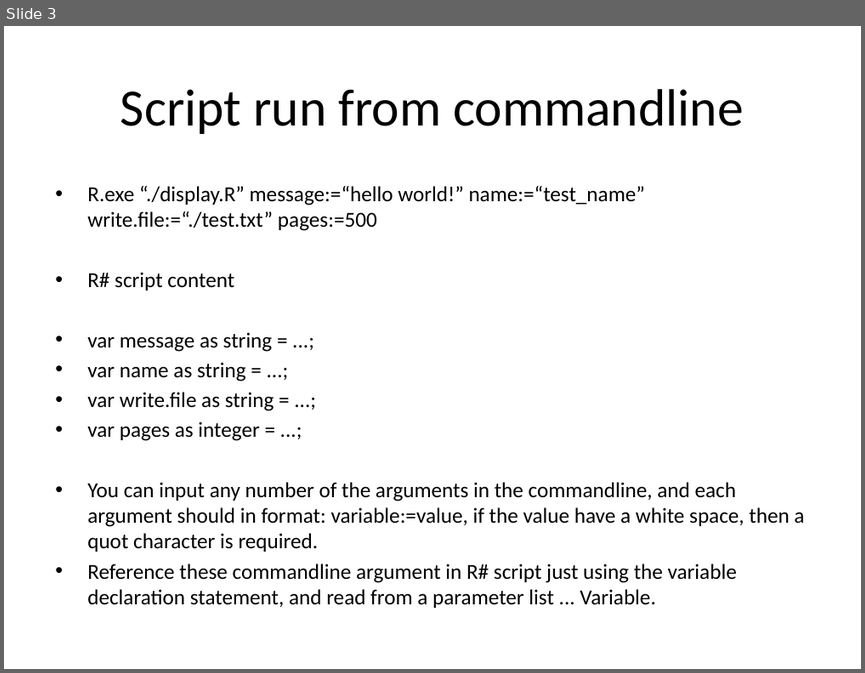
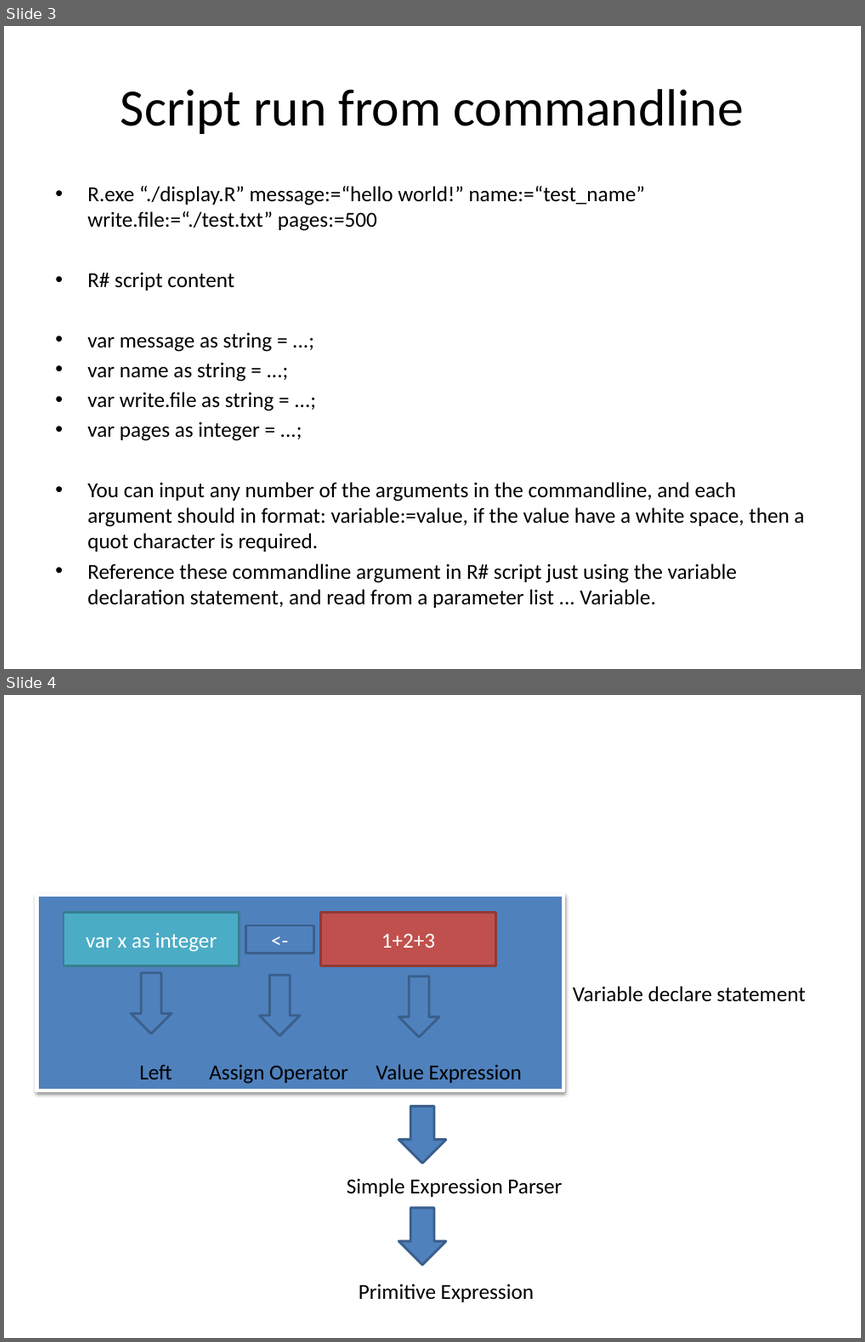
Before and after one commit to rsharp-lang/R-sharp, a slide deck: docs/Figures.pptx. Shown one above the other, each under a label of ours: slide 3 before the commit, slides 3 and 4 after it. The pictures are 865x673 and 865x1342 pixels, drawn with LibreOffice and Linux fonts; fonts in the diff are those of the drawing. Boxes give left, top, right and bottom in pixels: in the first picture for what was removed or moved away, otherwise in the second. Text is boxed around its words. In the diff, an @@ line names an element or a change of style, - is before the commit and + after.

```diff
--- a/docs/Figures.pptx
+++ b/docs/Figures.pptx
@@ slide 4 added at (4,695,861,1338), background #FFFFFF @@
@@ group added at (36,895,805,1302): 6 texts, 5 down arrows, 4 rectangles @@
+var x as integer
+1+2+3
+<-
+Left
+Assign Operator
+Value Expression
+Variable declare statement
+Simple Expression Parser
+Primitive Expression
```
Also in this commit, not shown: 1 other file.
